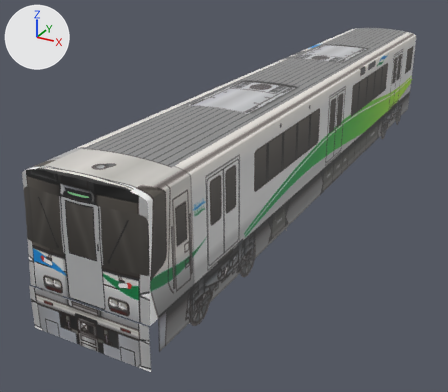
Renders of the glTF model mini-japanrail-3d/models/ainokaze-521/car1.glb from each side of a commit.
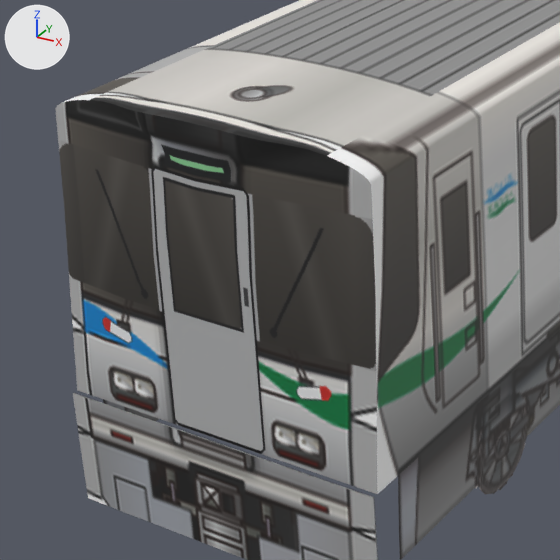
The first picture shows the older version from a 50 mm camera at (7.22, -7.6, 7.76) aimed at (-1.42, 8.1, -0.09). The close-ups show the older and then the newer version on the part from 0% to 50% of the width and 33% to 90% of the height of that picture. Only the edits that show in the close-ups are written down. The lights are fixed; the arrows at upper left show +X, +Y and +Z. Vertices at exactly the same position are counted once.

In view in the first close-up: 'car1.glb'.
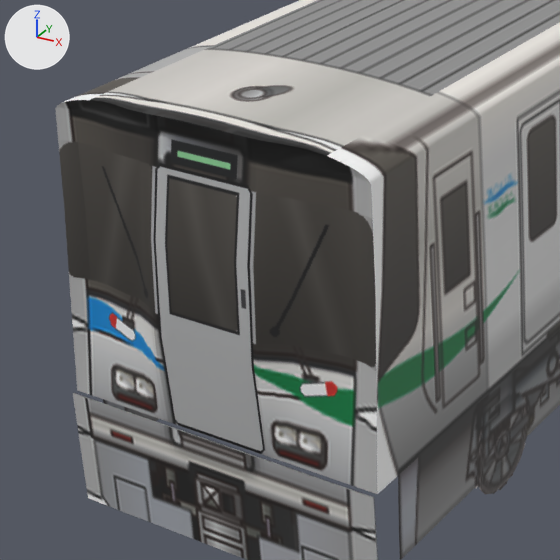
Where the change shows, as pixel boxes [x1, y1, x2, y2] in the close-ups (560 x 560 px):
part 1 of me_car1_glb, cut back: before [55, 100, 377, 494]; after [55, 100, 377, 489]

Diff of the bpy script that builds the scene:
```diff
--- a/mini-japanrail-3d/models/ainokaze-521/car1.glb.py
+++ b/mini-japanrail-3d/models/ainokaze-521/car1.glb.py
@@ me_car1_glb @@
 # used by ob_car1_glb; location = (0.0, 0.0, 0.0)
-me_car1_glb.from_pydata(...)  # 4585 vertices, 9154 faces; spans x -1.5..1.5, y 0.0..19.7, z 0.0..3.6
+me_car1_glb.from_pydata(...)  # 4906 vertices, 9796 faces; spans x -1.5..1.5, y 0.0..19.7, z 0.0..3.6
+# me_car1_glb part 1: 1 vertex removed from x 0.0, y 0.1, z 3.2; 322 vertices added at x -1.4..1.4, y 0.0..0.2, z 1.0..3.6
 me_car1_glb.materials.append(mat_side_green)
```
